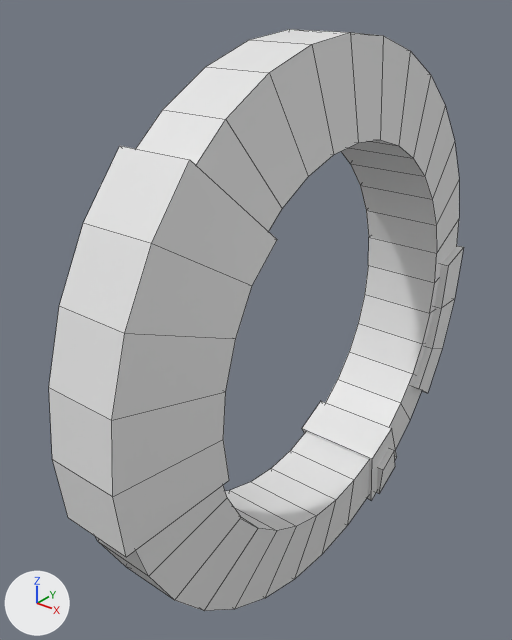
Before and after pictures for a commit that changed the Blender file SpaceShip.blend.
The view is the same before and after, from a 50 mm camera at (2.38, -3.79, 2.29) aimed at (-0.48, -0.22, 0.07). Arrows for +X, +Y and +Z are at lower left; the lights stay in place. Mesh edges are drawn as thin lines.
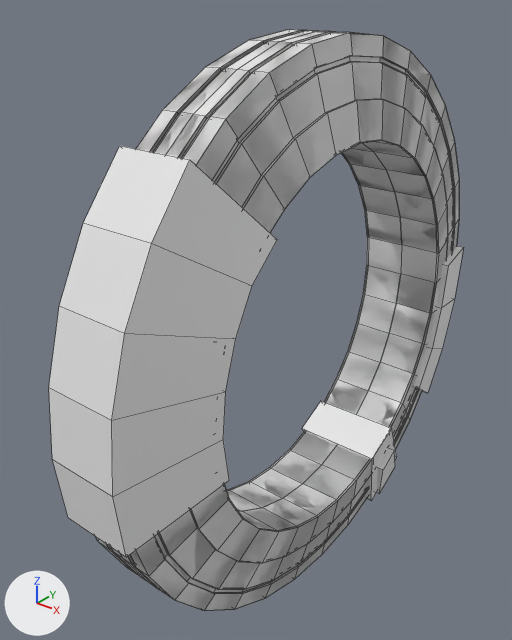
What changed in the scene script:
```text
Change me_cylinder_006:
    used by ob_cylinder_004; location = (-0.171, 0.0, 0.0); scale = (0.702, 1.0, 1.0)
    remove me_cylinder_006.from_pydata(...)  # 128 vertices, 128 faces, 2 loose edges; spans x -0.45..0.45, y -1.99..1.99, z -1.99..1.99
    add me_cylinder_006.from_pydata(...)  # 1744 vertices, 1792 faces, 8 loose edges; spans x -0.47..0.47, y -1.99..1.99, z -1.99..1.99
    me_cylinder_006 part 1: 1616 vertices added at x -0.47..0.47, y -1.99..1.99, z -1.99..1.99
```

Boxes (x1, y1, x2, y2) around the edits, measured in the pictures (512 x 640 px):
part 1 of me_cylinder_006, added
    after: (95, 29, 459, 611)
